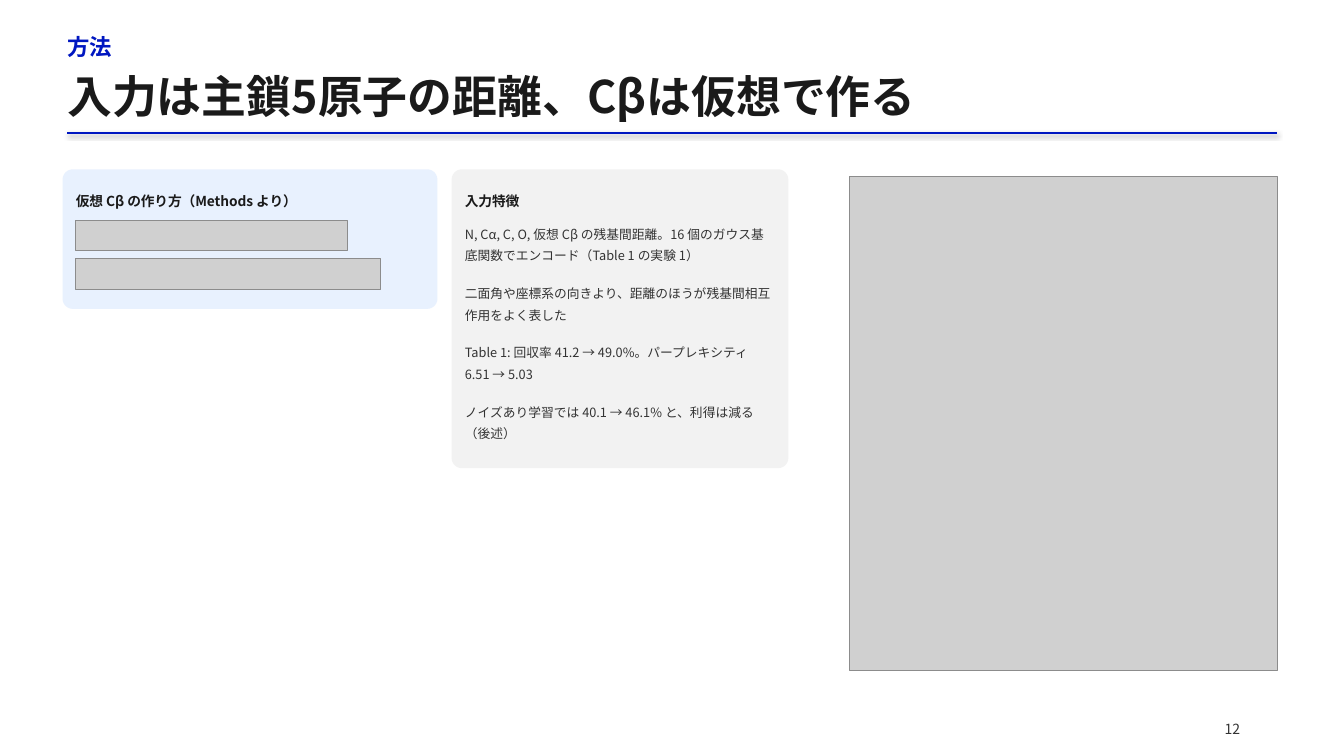
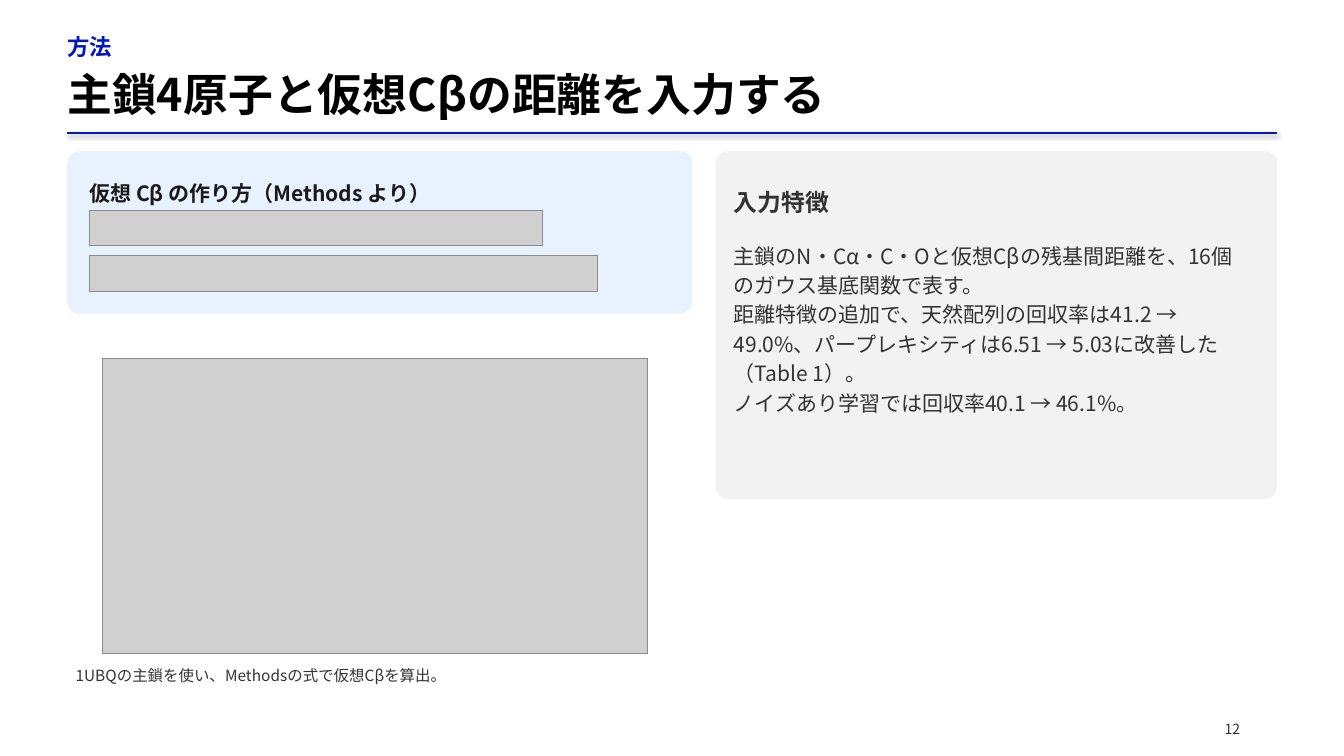
Before and after one commit to matsunagalab/lecture_bioinfo, a slide deck: slide 12 of 07_タンパク質設計/07_タンパク質設計.pptx. Drawn at 1344x756 pixels with LibreOffice and Linux fonts; fonts in the diff are those of the drawing; grey boxes stand for pictures. Boxes give left, top, right and bottom in pixels: in the first picture for what was removed or moved away, otherwise in the second. Text is boxed around its words. In the diff, an @@ line names an element or a change of style, - is before the commit and + after.

Commit message:
Improve lecture 07 figures, equations, and Japanese explanations

```diff
--- a/07_タンパク質設計/07_タンパク質設計.pptx
+++ b/07_タンパク質設計/07_タンパク質設計.pptx
@@ text at box(67, 73, 826, 120): text changed; text colour #1A1A1A to #000000 @@
-入力は主鎖5原子の距離、Cβは仮想で作る
+主鎖4原子と仮想Cβの距離を入力する
@@ rounded rectangle: place and size @@
-rounded rectangle at box(63, 169, 438, 310)
+rounded rectangle at box(68, 151, 693, 314)
@@ text "仮想 Cβ の作り方（Methods より）": place and size @@
-text "仮想 Cβ の作り方（Methods より）" at box(76, 193, 297, 211)
+text "仮想 Cβ の作り方（Methods より）" at box(89, 183, 431, 206)
@@ text "仮想 Cβ の作り方（Methods より）" at box(89, 183, 431, 206): size 9.8 to 15 pt @@
@@ rounded rectangle removed at box(452, 169, 788, 469) @@
@@ rounded rectangle added at box(716, 151, 1277, 499), fill #F2F2F2 @@
@@ picture removed at box(850, 176, 1277, 670) @@
@@ text "入力特徴": place and size @@
-text "入力特徴" at box(465, 194, 520, 208)
+text "入力特徴" at box(734, 190, 829, 213)
@@ text "入力特徴" at box(734, 190, 829, 213): size 9.8 to 17 pt, text colour #1A1A1A to #333333; line spacing 1.3 to 23.8pt @@
@@ picture: place and size @@
-picture at box(76, 221, 348, 251)
+picture at box(90, 211, 542, 245)
@@ text removed at box(465, 228, 764, 261) @@
-N, Cα, C, O, 仮想 Cβ の残基間距離。16 個のガウス基底関数でエンコード（Table 1 の実験 1）
@@ picture: place and size @@
-picture at box(76, 259, 380, 290)
+picture at box(90, 255, 598, 291)
@@ text added at box(734, 246, 1233, 413), 15 pt, text #333333 @@
+主鎖のN・Cα・C・Oと仮想Cβの残基間距離を、16個のガウス基底関数で表す。
+距離特徴の追加で、天然配列の回収率は41.2 → 49.0%、パープレキシティは6.51 → 5.03に改善した（Table 1）。
+ノイズあり学習では回収率40.1 → 46.1%。
@@ text removed at box(465, 287, 770, 321) @@
-二面角や座標系の向きより、距離のほうが残基間相互作用をよく表した
@@ picture added at box(103, 359, 648, 653) @@
@@ text removed at box(465, 346, 748, 379) @@
-Table 1: 回収率 41.2 → 49.0%。パープレキシティ 6.51 → 5.03
@@ text removed at box(465, 406, 754, 439) @@
-ノイズあり学習では 40.1 → 46.1% と、利得は減る（後述）
@@ text added at box(76, 668, 446, 684), 11 pt, text #333333 @@
+1UBQの主鎖を使い、Methodsの式で仮想Cβを算出。
```
Also in this commit, not shown: 25 other slides changed, 1 slide added, 1 slide removed, 2 other files.
